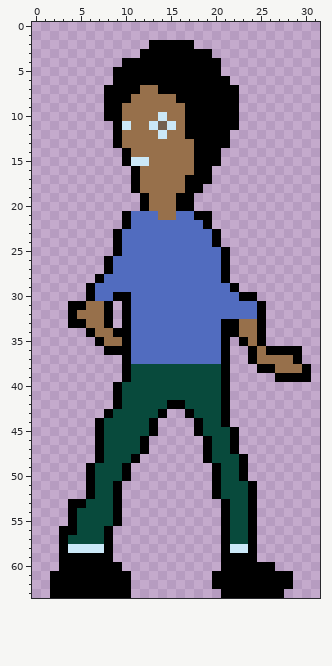
A pixel-art sprite gets an edit: assets/brian/brian-left.png. This is how it looked before the edit.
The file is 128x256 pixels, drawn in blocks of 4x4; one block is one cell here.
The same view after the edit:
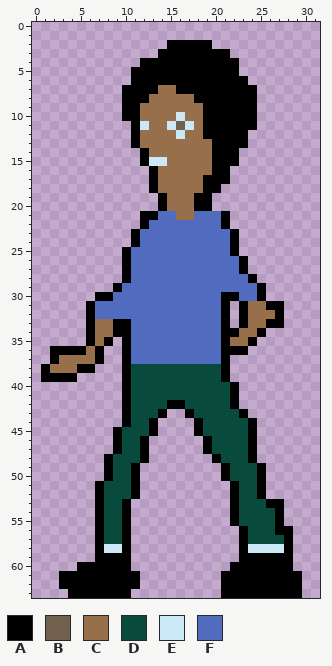
Palette (. is transparent): A #000000  B #736150  C #97704b  D #084a3c  E #cbe8f7  F #516cbf
The exact change:
@@ x 0..31 @@
  1 ................................
- 2 .............AAAAA..............
- 3 ............AAAAAAAA............
- 4 ..........AAAAAAAAAAA...........
- 5 .........AAAAAAAAAAAA...........
- 6 .........AAAAAAAAAAAAA..........
- 7 ........AAAACCAAAAAAAAA.........
- 8 ........AAACCCCCAAAAAAA.........
- 9 ........AACCCCCCCAAAAAA.........
-10 ........AACCCCECCAAAAAA.........
-11 .........AECCEBECAAAAAA.........
-12 .........ACCCCECCAAAAA..........
-13 .........ACCCCCCCCAAAA..........
-14 ..........ACCCCCCCAAA...........
-15 ..........AEECCCCCAAA...........
-16 ...........ACCCCCCAA............
-17 ...........ACCCCCAAA............
-18 ...........ACCCCCAA.............
-19 ............ACCCAA..............
-20 ............ACCCAA..............
-21 ..........AFFFCCFFAA............
-22 ..........AFFFFFFFFA............
-23 .........AFFFFFFFFFFA...........
-24 .........AFFFFFFFFFFA...........
-25 .........AFFFFFFFFFFFA..........
-26 ........AFFFFFFFFFFFFA..........
-27 ........AFFFFFFFFFFFFA..........
-28 .......AFFFFFFFFFFFFFA..........
-29 ......AFFFFFFFFFFFFFFFA.........
-30 ......AFFAAFFFFFFFFFFFFAA.......
-31 ....AACCA.AFFFFFFFFFFFFFFA......
-32 ....ACCCA.AFFFFFFFFFFFFFFA......
-33 ....AACCA.AFFFFFFFFFFAACCA......
+ 2 ...............AAAAA............
+ 3 ..............AAAAAAAA..........
+ 4 ............AAAAAAAAAAA.........
+ 5 ...........AAAAAAAAAAAA.........
+ 6 ...........AAAAAAAAAAAAA........
+ 7 ..........AAAACCAAAAAAAAA.......
+ 8 ..........AAACCCCCAAAAAAA.......
+ 9 ..........AACCCCCCCAAAAAA.......
+10 ..........AACCCCECCAAAAAA.......
+11 ...........AECCEBECAAAAAA.......
+12 ...........ACCCCECCAAAAA........
+13 ...........ACCCCCCCCAAAA........
+14 ............ACCCCCCCAAA.........
+15 ............AEECCCCCAAA.........
+16 .............ACCCCCCAA..........
+17 .............ACCCCCAAA..........
+18 .............ACCCCCAA...........
+19 ..............ACCCAA............
+20 ..............ACCCAA............
+21 ............AAFFCCFFFA..........
+22 ............AFFFFFFFFA..........
+23 ...........AFFFFFFFFFFA.........
+24 ...........AFFFFFFFFFFA.........
+25 ..........AFFFFFFFFFFFA.........
+26 ..........AFFFFFFFFFFFFA........
+27 ..........AFFFFFFFFFFFFA........
+28 ..........AFFFFFFFFFFFFFA.......
+29 .........AFFFFFFFFFFFFFFFA......
+30 .......AAFFFFFFFFFFFFAAFFA......
+31 ......AFFFFFFFFFFFFFFA.ACCAA....
+32 ......AFFFFFFFFFFFFFFA.ACCCA....
+33 ......ACCAAFFFFFFFFFFA.ACCAA....
 34 ......ACCAAFFFFFFFFFFAACCA......
-35 .......ACCAFFFFFFFFFFA.ACA......
-36 ........AAAFFFFFFFFFFA..ACAAAA..
-37 ..........AFFFFFFFFFFA..ACCCCA..
-38 ..........ADDDDDDDDDDA...AACCCA.
-39 ..........ADDDDDDDDDDA.....AAAA.
-40 .........ADDDDDDDDDDDA..........
-41 .........ADDDDDDDDDDDA..........
-42 .........ADDDDDAADDDDA..........
-43 ........ADDDDDA..ADDDA..........
-44 .......ADDDDDA....ADDA..........
-45 .......ADDDDDA....ADDDA.........
-46 .......ADDDDA......ADDA.........
-47 .......ADDDDA......ADDA.........
-48 .......ADDDA.......ADDDA........
-49 ......ADDDA.........ADDA........
-50 ......ADDDA.........ADDA........
-51 ......ADDA..........ADDDA.......
-52 ......ADDA..........ADDDA.......
-53 ....AADDDA...........ADDA.......
-54 ....ADDDDA...........ADDA.......
-55 ....ADDDDA...........ADDA.......
-56 ...AADDDA............ADDA.......
-57 ...ADDDDA............ADDA.......
-58 ...AEEEEA............AEEA.......
-59 ...AAAAAA............AAAA.......
-60 ...AAAAAAA...........AAAAAA.....
-61 ..AAAAAAAAA.........AAAAAAAAA...
-62 ..AAAAAAAAA.........AAAAAAAAA...
-63 ..AAAAAAAAA..........AAAAAAA....
+35 ......ACA.AFFFFFFFFFFACCA.......
+36 ..AAAACA..AFFFFFFFFFFAAA........
+37 ..ACCCCA..AFFFFFFFFFFA..........
+38 .ACCCAA...ADDDDDDDDDDA..........
+39 .AAAA.....ADDDDDDDDDDA..........
+40 ..........ADDDDDDDDDDDA.........
+41 ..........ADDDDDDDDDDDA.........
+42 ..........ADDDDAADDDDDA.........
+43 ..........ADDDA..ADDDDDA........
+44 ..........ADDA....ADDDDDA.......
+45 .........ADDDA....ADDDDDA.......
+46 .........ADDA......ADDDDA.......
+47 .........ADDA......ADDDDA.......
+48 ........ADDDA.......ADDDA.......
+49 ........ADDA.........ADDDA......
+50 ........ADDA.........ADDDA......
+51 .......ADDDA..........ADDA......
+52 .......ADDDA..........ADDA......
+53 .......ADDA...........ADDDAA....
+54 .......ADDA...........ADDDDA....
+55 .......ADDA...........ADDDDA....
+56 .......ADDA............ADDDAA...
+57 .......ADDA............ADDDDA...
+58 .......AEEA............AEEEEA...
+59 .......AAAA............AAAAAA...
+60 .....AAAAAA...........AAAAAAA...
+61 ...AAAAAAAAA.........AAAAAAAAA..
+62 ...AAAAAAAAA.........AAAAAAAAA..
+63 ....AAAAAAA..........AAAAAAAAA..
Where, in picture pixels (left, top, right, bottom), the same in both pictures:
changed: (41, 40, 311, 598)
